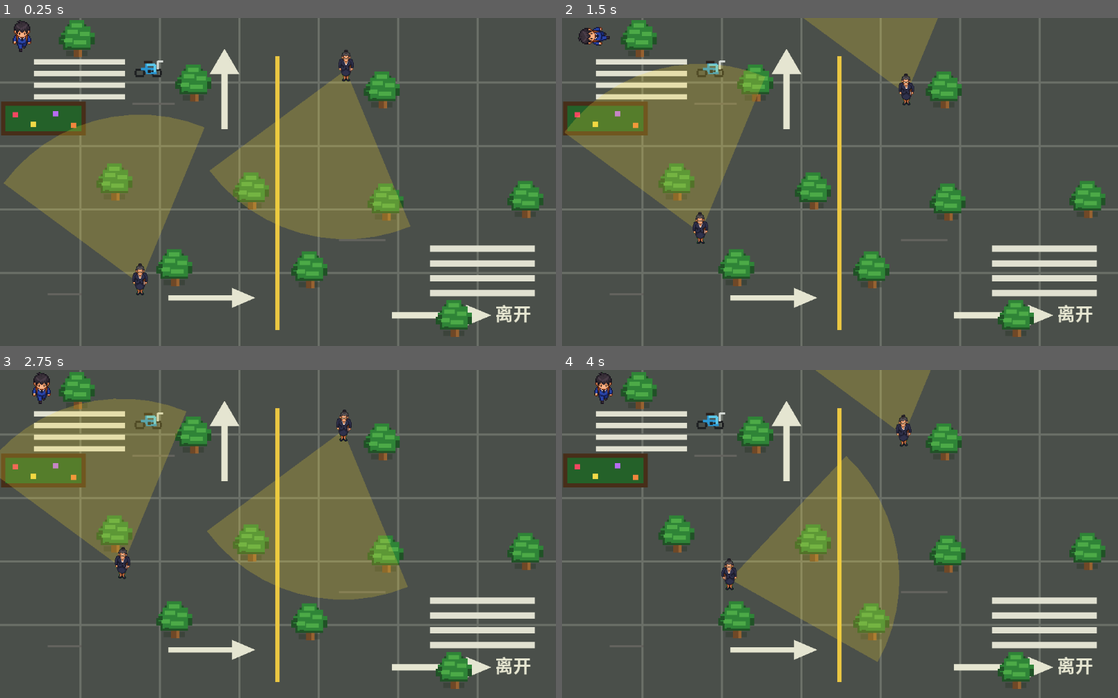
Above: before the commit, frames 1-4 (two rows, left to right).
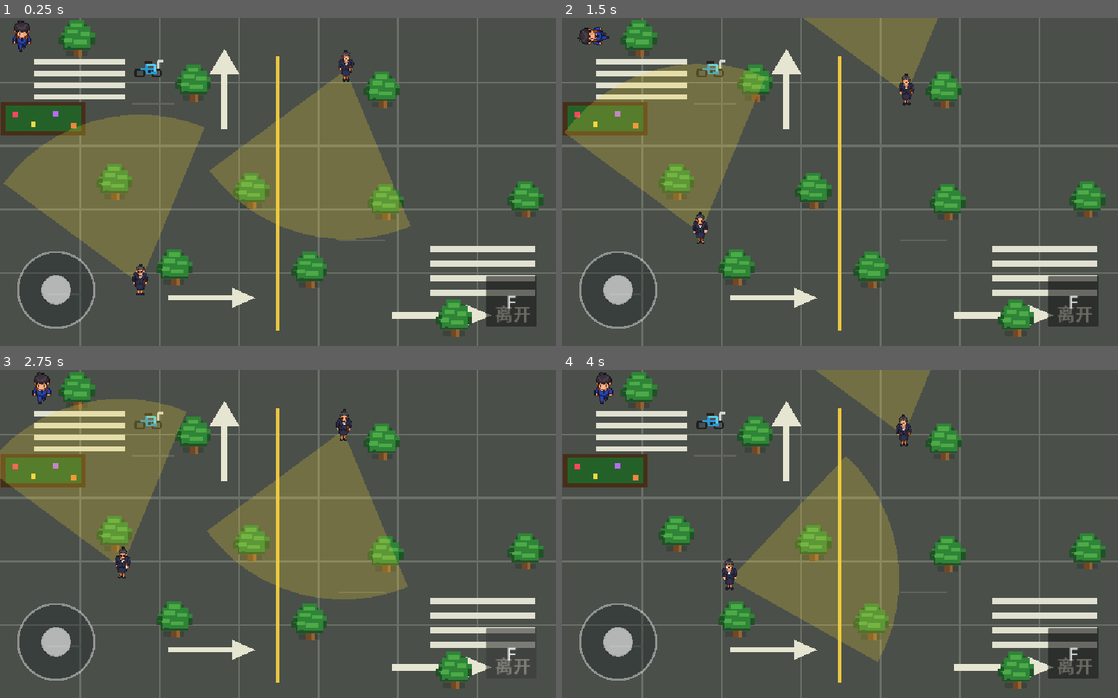
Above: after the commit, the same moments.

Repository: laichuiwoya/SkipClassSimulator
Game: Godot game, scene res://building_downstairs.tscn
Same seed, same stepped clock (60 frames per second), same inputs: the game is played once before the commit and once after it. This scene is started directly instead of the project's main scene. The engine's default icon, where the game draws it, is replaced by a stand-in: a white triangle on a blue panel in a dark square.
Inputs (mouse positions are in pixels of both pictures, inside the frame that each line leads up to):
- Up to frame 1 (0.25 s): no input
- Up to frame 2 (1.5 s): click (1073, 300) at 0.5 s, where only the run after the commit has a clickable "F"; move the mouse to (962, 165) at 1.27 s; hold Right (ui_right) from 1.28 s (still down); tap F (interact, bound only after the commit) at 1.35 s; click (962, 165) at 1.42 s
- Up to frame 3 (2.75 s): release Right (ui_right) at 2 s; drag from (166, 550) to (511, 665) at 2.02 s
- Up to frame 4 (4 s): move the mouse to (895, 461) at 2.77 s; hold Right (ui_right) 2.78-3.5 s; tap F (interact, bound only after the commit) at 2.85 s; click (895, 461) at 2.92 s; drag from (812, 599) to (712, 419) at 3.52 s

The runs differ from the first frame. In frame 1, 4.0% of the frame differs, in the area x 0-100%, y 0-100%; in frame 2, 4.0%; in frame 3, 3.1%; in frame 4, 4.0%.

Commit message:
新增apk，下载可玩

Diff:
--- a/bike.gd
+++ b/bike.gd
@@ -20,7 +20,7 @@
 	if _is_used or _nearby_player == null:
 		return
 
-	if Input.is_key_pressed(KEY_F):
+	if Input.is_action_just_pressed("interact"):
 		_nearby_player.set("speed", ride_speed)
 		_is_used = true
 		visible = false
--- a/building_downstairs.tscn
+++ b/building_downstairs.tscn
@@ -8,6 +8,7 @@
 [ext_resource type="Texture2D" uid="uid://cdty3tqes32uu" path="res://assets/pixel_tree.png" id="6_tree_sprite"]
 [ext_resource type="Script" uid="uid://bo13gyu45wtrc" path="res://bike.gd" id="7_bike_script"]
 [ext_resource type="Texture2D" uid="uid://ep8314yt87x3" path="res://assets/pixel_bike.png" id="8_bike_sprite"]
+[ext_resource type="PackedScene" path="res://virtual_joystick.tscn" id="9_mobile_controls"]
 
 [sub_resource type="RectangleShape2D" id="RectangleShape2D_obstacle_square"]
 size = Vector2(96, 96)
@@ -711,6 +712,8 @@
 theme_override_font_sizes/font_size = 20
 text = "从此关重新开始"
 
+[node name="MobileControls" parent="." instance=ExtResource("9_mobile_controls")]
+
 [connection signal="body_entered" from="DormExit" to="." method="_on_dorm_exit_body_entered"]
 [connection signal="body_entered" from="Bike" to="Bike" method="_on_body_entered"]
 [connection signal="body_exited" from="Bike" to="Bike" method="_on_body_exited"]
--- a/dorm_building.gd
+++ b/dorm_building.gd
@@ -22,7 +22,6 @@
 var _nearest_door_spot := -1
 var _entered_door_spot := -1
 var _is_inside_dorm := false
-var _was_f_pressed := false
 var _supervisor_found_count := 0
 var _is_game_over := false
 var _game_over_popup: Node2D = null
@@ -240,14 +239,10 @@
 		return
 	if _victory_popup != null and _victory_popup.visible:
 		return
-	var is_f_pressed := Input.is_key_pressed(KEY_F)
-	var just_pressed_f := is_f_pressed and not _was_f_pressed
-	_was_f_pressed = is_f_pressed
-
 	if _player == null or _nearest_door_spot < 0:
 		return
 
-	if not just_pressed_f:
+	if not Input.is_action_just_pressed("interact"):
 		return
 
 	if _is_inside_dorm:
--- a/dorm_building.tscn
+++ b/dorm_building.tscn
@@ -1,10 +1,11 @@
-[gd_scene load_steps=8 format=3]
+[gd_scene load_steps=9 format=3]
 
 [ext_resource type="Script" path="res://player.gd" id="1_player_script"]
 [ext_resource type="Texture2D" path="res://assets/player.png" id="2_player_sprite"]
 [ext_resource type="Script" path="res://dorm_building.gd" id="3_dorm_building_script"]
 [ext_resource type="Script" path="res://dorm_supervisor.gd" id="4_dorm_supervisor_script"]
 [ext_resource type="Texture2D" path="res://assets/teacher.png" id="5_supervisor_sprite"]
+[ext_resource type="PackedScene" path="res://virtual_joystick.tscn" id="6_mobile_controls"]
 
 [sub_resource type="RectangleShape2D" id="RectangleShape2D_player"]
 size = Vector2(36, 36)
@@ -272,3 +273,5 @@
 texture_filter = 1
 position = Vector2(0, -8)
 texture = ExtResource("2_player_sprite")
+
+[node name="MobileControls" parent="." instance=ExtResource("6_mobile_controls")]
--- a/main.tscn
+++ b/main.tscn
@@ -10,6 +10,7 @@
 [ext_resource type="Texture2D" path="res://assets/blackboard.png" id="9_blackboard_sprite"]
 [ext_resource type="Script" path="res://desks.gd" id="10_desks_script"]
 [ext_resource type="Script" path="res://main.gd" id="11_main_script"]
+[ext_resource type="PackedScene" path="res://virtual_joystick.tscn" id="12_mobile_controls"]
 
 [sub_resource type="RectangleShape2D" id="RectangleShape2D_1bvp3"]
 size = Vector2(36, 36)
@@ -989,5 +990,7 @@
 theme_override_font_sizes/font_size = 22
 text = "重新开始"
 
+[node name="MobileControls" parent="." instance=ExtResource("12_mobile_controls")]
+
 [connection signal="body_entered" from="Dorm" to="Dorm" method="_on_body_entered"]
 [connection signal="pressed" from="GameOverPopup/RestartButton" to="." method="_on_restart_button_pressed"]
--- /dev/null
+++ b/mobile_interact_button.gd
@@ -0,0 +1,30 @@
+extends Button
+
+@export var action_name := "interact"
+
+var _is_pressing_action := false
+
+
+func _ready() -> void:
+	text = "F"
+	focus_mode = Control.FOCUS_NONE
+	button_down.connect(_press_action)
+	button_up.connect(_release_action)
+
+
+func _exit_tree() -> void:
+	_release_action()
+
+
+func _press_action() -> void:
+	if _is_pressing_action:
+		return
+	_is_pressing_action = true
+	Input.action_press(action_name)
+
+
+func _release_action() -> void:
+	if not _is_pressing_action:
+		return
+	_is_pressing_action = false
+	Input.action_release(action_name)
--- a/player.gd
+++ b/player.gd
@@ -13,6 +13,7 @@
 var _is_forced_returning := false
 var _forced_return_delay_left := 0.0
 var _is_control_locked := false
+var _virtual_joystick: Node = null
 
 
 func _ready() -> void:
@@ -22,6 +23,7 @@
 			sprite_visual = found_sprite
 	if sprite_visual != null:
 		_sprite_base_position = sprite_visual.position
+	_virtual_joystick = get_tree().get_first_node_in_group("virtual_joystick")
 	_clamp_to_screen_bounds()
 	_spawn_position = global_position
 
@@ -36,15 +38,28 @@
 		_process_forced_return(delta)
 		return
 
-	var direction = Vector2.ZERO
-	direction.x=Input.get_axis("ui_left","ui_right")
-	direction.y=Input.get_axis("ui_up","ui_down")
+	var direction := _get_move_direction()
 
 	velocity = direction.normalized() * speed
 	move_and_slide()
 	_clamp_to_screen_bounds()
 	_update_sprite_animation(delta, direction)
 
+
+func _get_move_direction() -> Vector2:
+	var keyboard_direction := Vector2(
+		Input.get_axis("ui_left", "ui_right"),
+		Input.get_axis("ui_up", "ui_down")
+	)
+	if keyboard_direction.length() > 0.0:
+		return keyboard_direction
+
+	if _virtual_joystick == null or not is_instance_valid(_virtual_joystick):
+		_virtual_joystick = get_tree().get_first_node_in_group("virtual_joystick")
+	if _virtual_joystick != null and _virtual_joystick.has_method("get_vector"):
+		return _virtual_joystick.get_vector()
+
+	return Vector2.ZERO
 
 
 func _on_dorm_body_entered(_body: Node2D) -> void:
--- a/project.godot
+++ b/project.godot
@@ -19,6 +19,18 @@
 
 window/size/viewport_width=1050
 window/size/viewport_height=620
+window/stretch/mode="canvas_items"
+
+[input]
+
+interact={
+"deadzone": 0.5,
+"events": [Object(InputEventKey,"resource_local_to_scene":false,"resource_name":"","device":-1,"window_id":0,"alt_pressed":false,"shift_pressed":false,"ctrl_pressed":false,"meta_pressed":false,"pressed":false,"keycode":70,"physical_keycode":0,"key_label":0,"unicode":0,"location":0,"echo":false,"script":null)]
+}
+
+[input_devices]
+
+pointing/emulate_touch_from_mouse=true
 
 [physics]
 
@@ -27,3 +39,4 @@
 [rendering]
 
 rendering_device/driver.windows="d3d12"
+textures/vram_compression/import_etc2_astc=true
--- /dev/null
+++ b/virtual_joystick.gd
@@ -0,0 +1,70 @@
+extends Control
+
+@export var radius := 72.0
+@export var knob_radius := 28.0
+@export var deadzone := 0.18
+
+var _touch_index := -1
+var _vector := Vector2.ZERO
+var _pressed := false
+
+
+func _ready() -> void:
+	add_to_group("virtual_joystick")
+	custom_minimum_size = Vector2(radius * 2.0, radius * 2.0)
+	size = custom_minimum_size
+
+
+func get_vector() -> Vector2:
+	if _vector.length() < deadzone:
+		return Vector2.ZERO
+	return _vector
+
+
+func _gui_input(event: InputEvent) -> void:
+	if event is InputEventScreenTouch:
+		if event.pressed and _touch_index == -1:
+			_touch_index = event.index
+			_pressed = true
+			_update_vector(event.position)
+			accept_event()
+		elif not event.pressed and event.index == _touch_index:
+			_reset()
+			accept_event()
+	elif event is InputEventScreenDrag and event.index == _touch_index:
+		_update_vector(event.position)
+		accept_event()
+	elif event is InputEventMouseButton:
+		if event.button_index == MOUSE_BUTTON_LEFT:
+			_pressed = event.pressed
+			if _pressed:
+				_update_vector(event.position)
+			else:
+				_reset()
+			accept_event()
+	elif event is InputEventMouseMotion and _pressed:
+		_update_vector(event.position)
+		accept_event()
+
+
+func _draw() -> void:
+	var center := size * 0.5
+	draw_circle(center, radius, Color(0.06, 0.08, 0.1, 0.28))
+	draw_arc(center, radius, 0.0, TAU, 48, Color(1.0, 1.0, 1.0, 0.42), 4.0)
+	draw_circle(center + _vector * radius, knob_radius, Color(1.0, 1.0, 1.0, 0.62))
+	draw_arc(center + _vector * radius, knob_radius, 0.0, TAU, 32, Color(0.06, 0.08, 0.1, 0.2), 3.0)
+
+
+func _update_vector(local_position: Vector2) -> void:
+	var center := size * 0.5
+	_vector = (local_position - center) / radius
+	if _vector.length() > 1.0:
+		_vector = _vector.normalized()
+	queue_redraw()
+
+
+func _reset() -> void:
+	_touch_index = -1
+	_pressed = false
+	_vector = Vector2.ZERO
+	queue_redraw()
--- /dev/null
+++ b/virtual_joystick.tscn
@@ -0,0 +1,34 @@
+[gd_scene load_steps=3 format=3]
+
+[ext_resource type="Script" path="res://virtual_joystick.gd" id="1_joystick_script"]
+[ext_resource type="Script" path="res://mobile_interact_button.gd" id="2_interact_button_script"]
+
+[node name="MobileControls" type="CanvasLayer"]
+layer = 50
+
+[node name="VirtualJoystick" type="Control" parent="."]
+z_index = 100
+anchors_preset = 2
+anchor_top = 1.0
+anchor_bottom = 1.0
+offset_left = 34.0
+offset_top = -178.0
+offset_right = 178.0
+offset_bottom = -34.0
+mouse_filter = 1
+script = ExtResource("1_joystick_script")
+
+[node name="InteractButton" type="Button" parent="."]
+z_index = 100
+anchors_preset = 3
+anchor_left = 1.0
+anchor_top = 1.0
+anchor_right = 1.0
+anchor_bottom = 1.0
+offset_left = -132.0
+offset_top = -132.0
+offset_right = -36.0
+offset_bottom = -36.0
+theme_override_font_sizes/font_size = 36
+text = "F"
+script = ExtResource("2_interact_button_script")
Not shown, added: export_presets.cfg
Not shown, added: mobile_interact_button.gd.uid
Not shown, added: virtual_joystick.gd.uid
Not shown, changed: README.md
Not shown, added: skipclass.apk
Not shown, added: skipclass.apk.idsig
